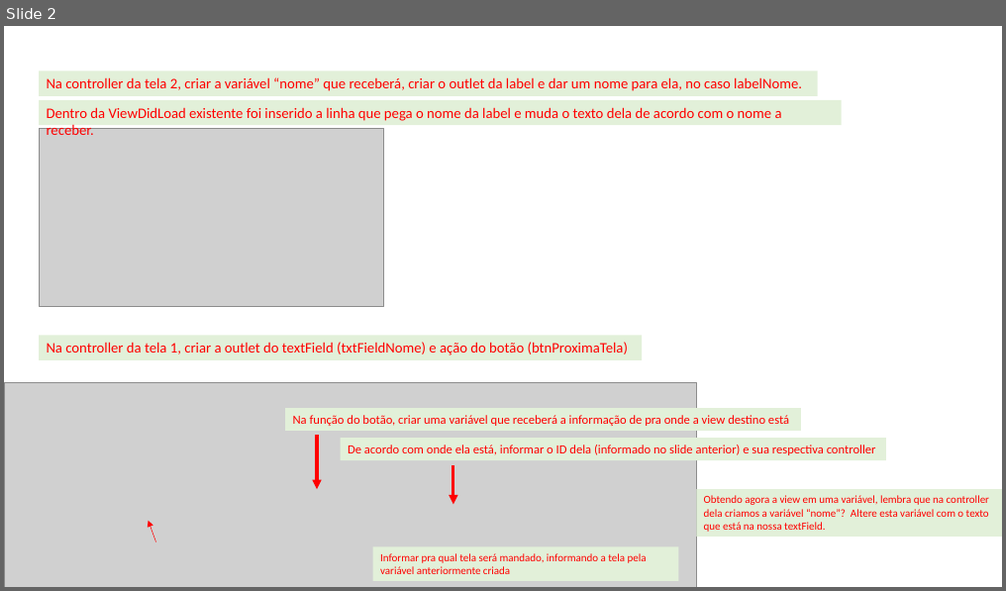
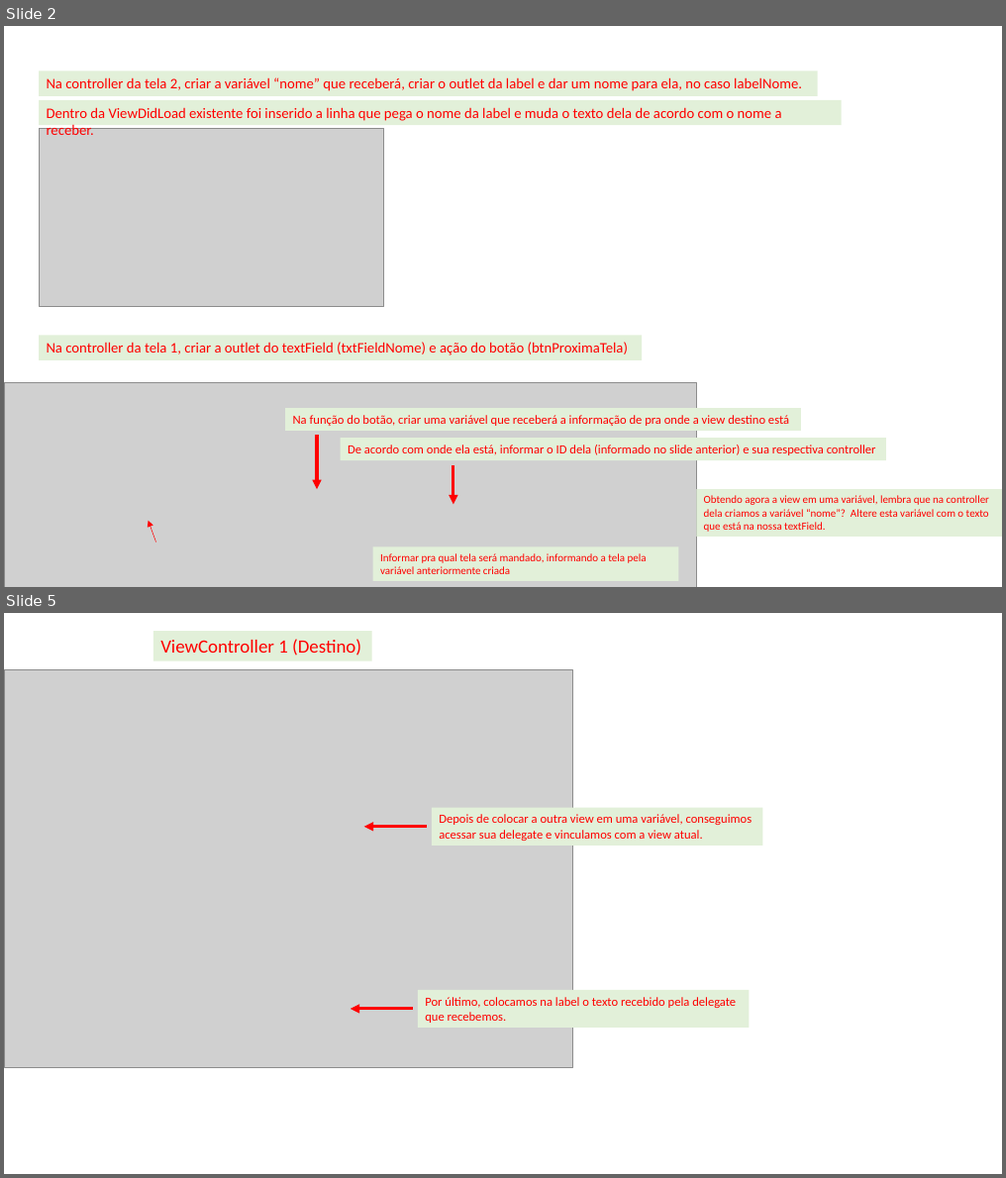
Before and after one commit to EduardoCostaEXE/Envio_de_dados_entre_Views, a slide deck: Swift - Transição de dados entre views.pptx. Shown one above the other, each under a label of ours: slide 2 before the commit, slides 2 and 5 after it; the slides between them are not shown. The pictures are 1006x591 and 1006x1178 pixels, drawn with LibreOffice and Linux fonts; fonts in the diff are those of the drawing; grey boxes stand for pictures. Boxes give left, top, right and bottom in pixels: in the first picture for what was removed or moved away, otherwise in the second. Text is boxed around its words. In the diff, an @@ line names an element or a change of style, - is before the commit and + after.

Commit message:
Adicionando Delegate

```diff
--- a/Swift - Transição de dados entre views.pptx
+++ b/Swift - Transição de dados entre views.pptx
@@ slide 5 added at box(4, 613, 1002, 1174), background #FFFFFF @@
@@ rectangle added at box(153, 631, 372, 661), fill #E2F0D9, 18 pt, text #FF0000 @@
+ViewController 1 (Destino)
@@ picture added at box(4, 669, 573, 1067) @@
@@ rectangle added at box(432, 808, 763, 845), fill #E2F0D9, 12 pt, text #FF0000 @@
+Depois de colocar a outra view em uma variável, conseguimos acessar sua delegate e vinculamos com a view atual.
@@ arrow added from (426, 827) to (364, 827), #FF0000 3 pt @@
@@ rectangle added at box(418, 990, 749, 1028), fill #E2F0D9, 12 pt, text #FF0000 @@
+Por último, colocamos na label o texto recebido pela delegate que recebemos.
@@ arrow added from (413, 1009) to (350, 1009), #FF0000 3 pt @@
```
Also in this commit, not shown: 2 other slides added, 3 other files.
